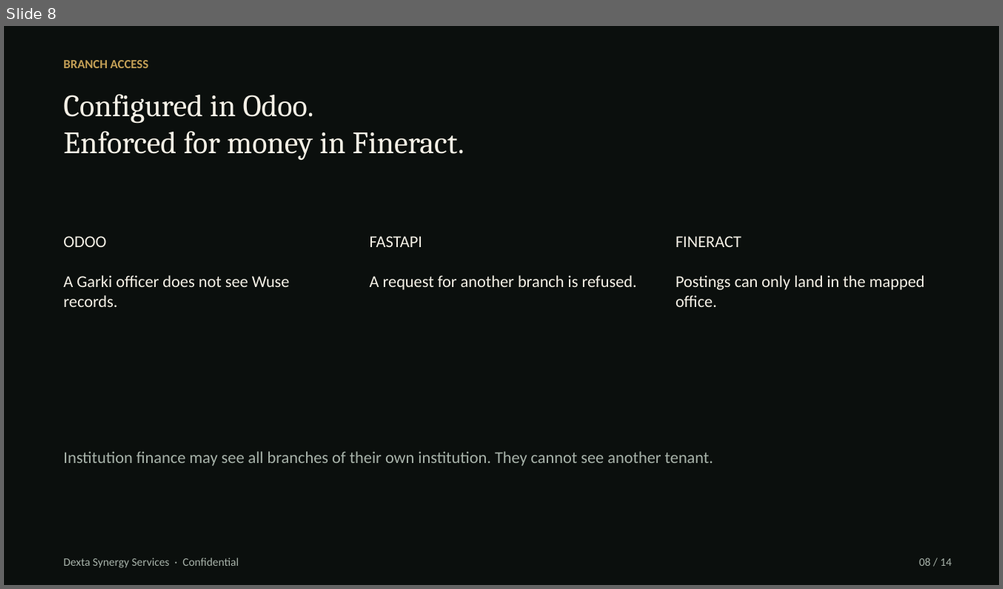
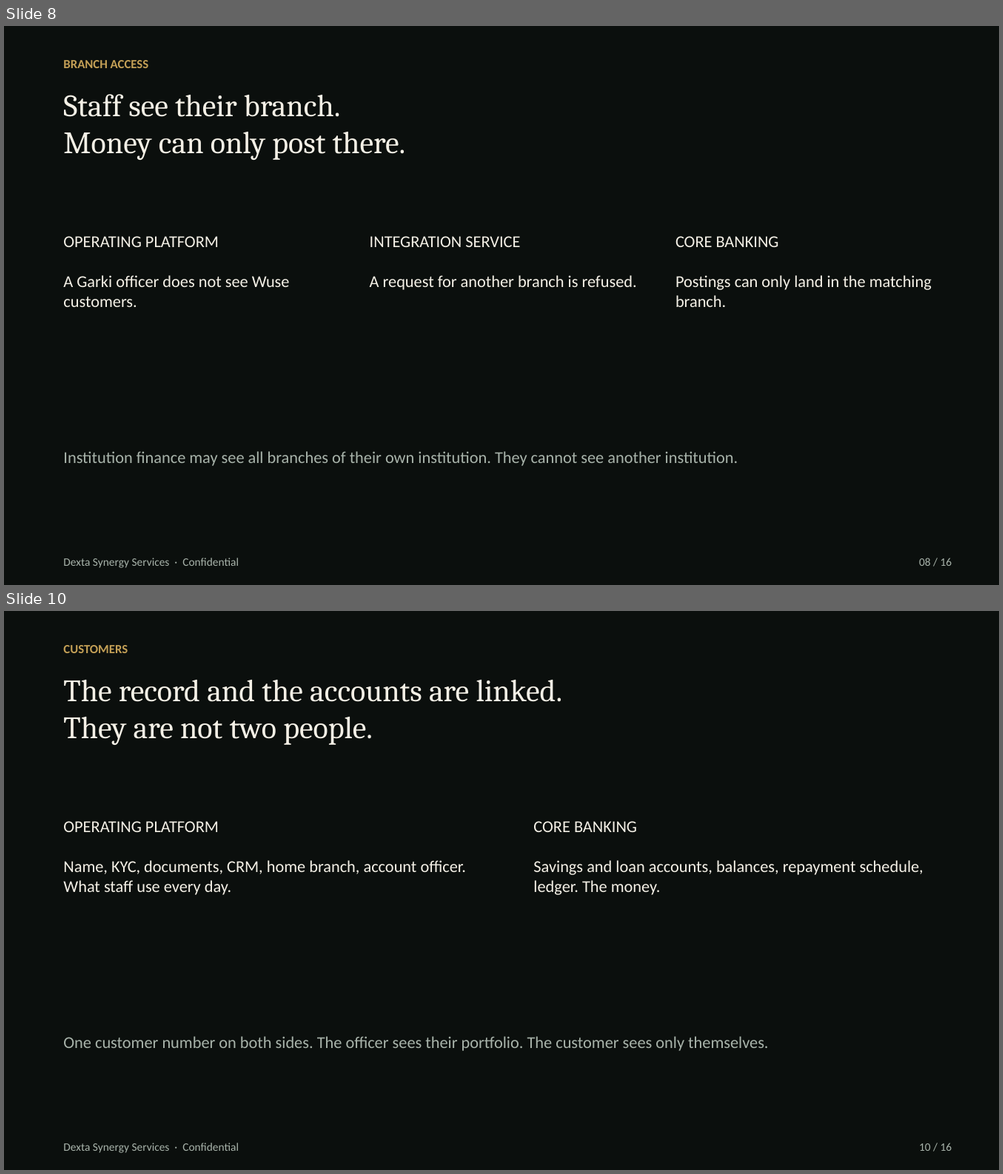
Before and after one commit to hanson1997/test, a slide deck: edfip-screening/architecture/EDFIP_Architecture_Dexta.pptx. Shown one above the other, each under a label of ours: slide 8 before the commit, slides 8 and 10 after it; the slides between them are not shown. The pictures are 1003x589 and 1003x1174 pixels, drawn with LibreOffice and Linux fonts; fonts in the diff are those of the drawing. Boxes give left, top, right and bottom in pixels: in the first picture for what was removed or moved away, otherwise in the second. Text is boxed around its words. In the diff, an @@ line names an element or a change of style, - is before the commit and + after.

```diff
--- a/edfip-screening/architecture/EDFIP_Architecture_Dexta.pptx
+++ b/edfip-screening/architecture/EDFIP_Architecture_Dexta.pptx
@@ slide 10 added at bbox=[4, 611, 999, 1170], background #FFFFFF @@
@@ rectangle added at bbox=[4, 611, 999, 1170], fill #0B0F0D @@
@@ text added at bbox=[63, 645, 128, 653], 12 pt, text #C4A056, bold @@
+CUSTOMERS
@@ text added at bbox=[63, 680, 563, 745], 30 pt, text #F4F0E6 @@
+The record and the accounts are linked.
+They are not two people.
@@ text added at bbox=[63, 821, 466, 895], 16 pt, text #F4F0E6 @@
+OPERATING PLATFORM
+Name, KYC, documents, CRM, home branch, account officer. What staff use every day.
@@ text added at bbox=[533, 821, 923, 895], 16 pt, text #F4F0E6 @@
+CORE BANKING
+Savings and loan accounts, balances, repayment schedule, ledger. The money.
@@ text added at bbox=[63, 1037, 768, 1051], 16 pt, text #A8B3AA @@
+One customer number on both sides. The officer sees their portfolio. The customer sees only themselves.
@@ text added at bbox=[63, 1143, 239, 1153], 11 pt, text #A8B3AA @@
+Dexta Synergy Services · Confidential
@@ text added at bbox=[919, 1143, 952, 1151], 11 pt, text #A8B3AA @@
+10 / 16
@@ slide 8 changed as well @@
@@ text at bbox=[63, 94, 406, 160]: text changed @@
-Configured in Odoo.
-Enforced for money in Fineract.
+Staff see their branch.
+Money can only post there.
@@ text at bbox=[63, 236, 290, 307]: text changed @@
-ODOO
-A Garki officer does not see Wuse records.
+OPERATING PLATFORM
+A Garki officer does not see Wuse customers.
@@ text at bbox=[370, 236, 637, 290]: text changed @@
-FASTAPI
-A request for another branch is refused.
+INTEGRATION SERVICE
+A request for another branch is refused.
@@ text at bbox=[675, 236, 931, 307]: text changed @@
-FINERACT
-Postings can only land in the mapped office.
+CORE BANKING
+Postings can only land in the matching branch.
@@ text at bbox=[63, 452, 738, 466]: text changed @@
-Institution finance may see all branches of their own institution. They cannot see another tenant.
+Institution finance may see all branches of their own institution. They cannot see another institution.
@@ text at bbox=[919, 558, 952, 566]: text changed @@
-08 / 14
+08 / 16
```
Also in this commit, not shown: 13 other slides changed, 1 other slide added, 5 other files.
